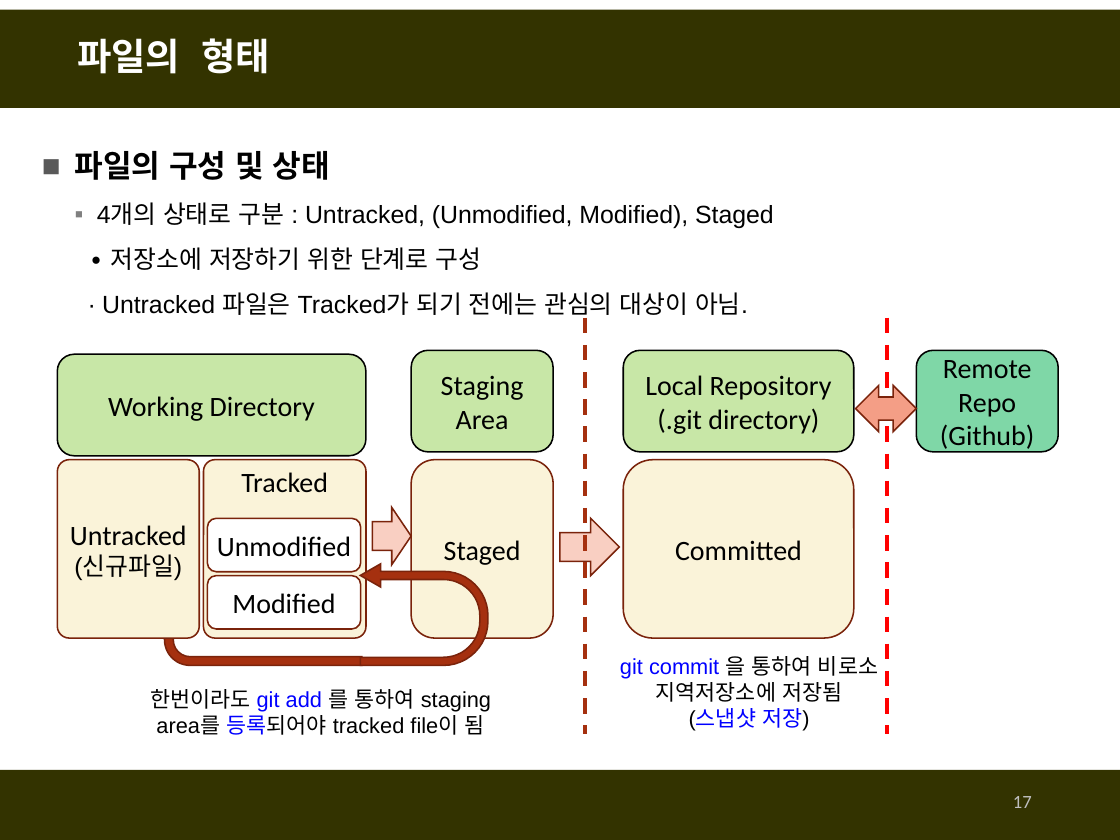
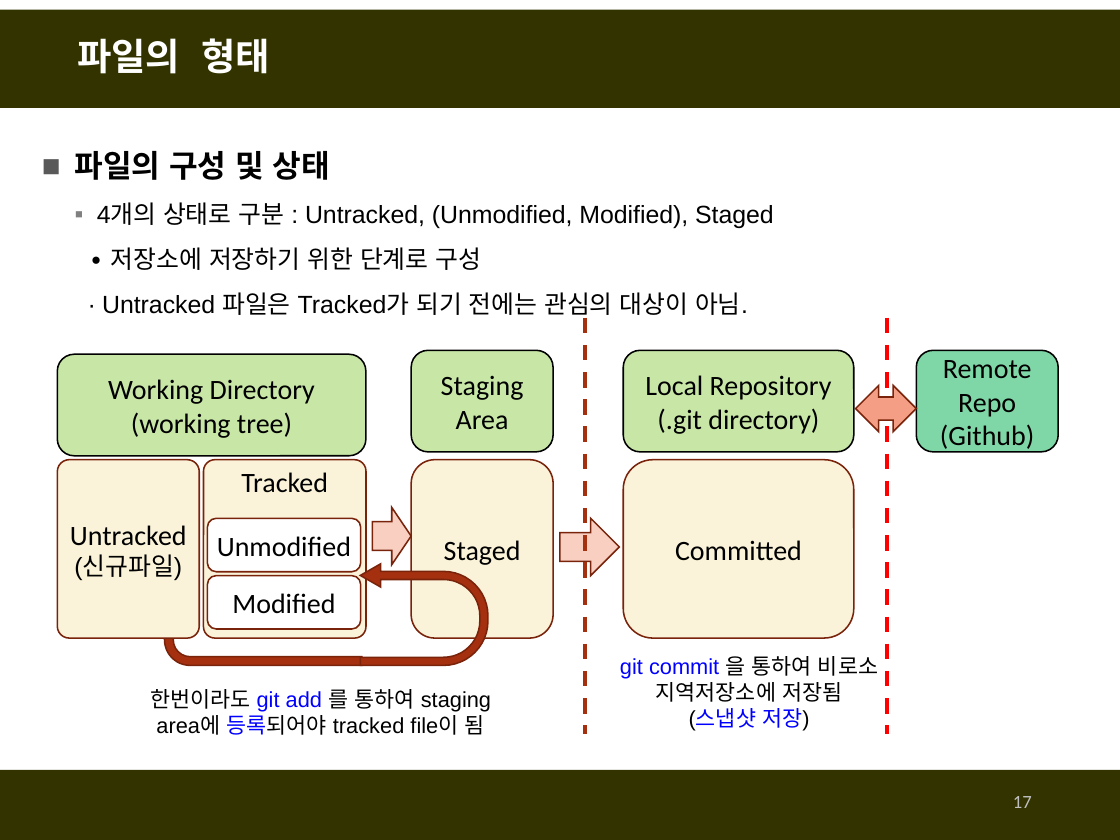
Before and after one commit to fasthill/github-lecture, a slide deck: slide 17 of git및github첫걸음-git사용하기.pptx. Drawn at 1120x840 pixels with LibreOffice and Linux fonts; fonts in the diff are those of the drawing. Boxes give left, top, right and bottom in pixels: in the first picture for what was removed or moved away, otherwise in the second. Text is boxed around its words. In the diff, an @@ line names an element or a change of style, - is before the commit and + after.

```diff
--- a/git및github첫걸음-git사용하기.pptx
+++ b/git및github첫걸음-git사용하기.pptx
@@ text in rounded rectangle at [131, 412, 292, 438]: paragraph added @@
+(working tree)
@@ text at [150, 689, 491, 735]: text changed @@
-한번이라도 git add 를 통하여 staging area를 등록되어야 tracked file이 됨
+한번이라도 git add 를 통하여 staging area에 등록되어야 tracked file이 됨
```
Also in this commit, not shown: 6 other slides changed.
